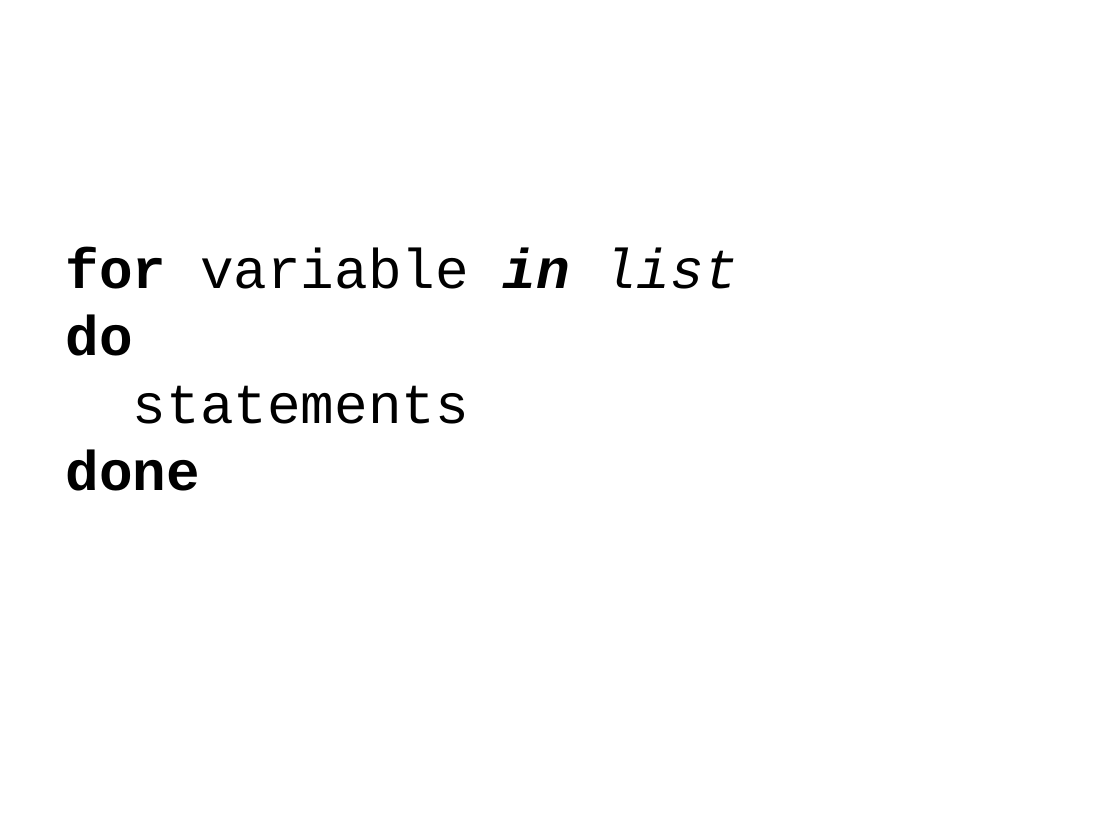
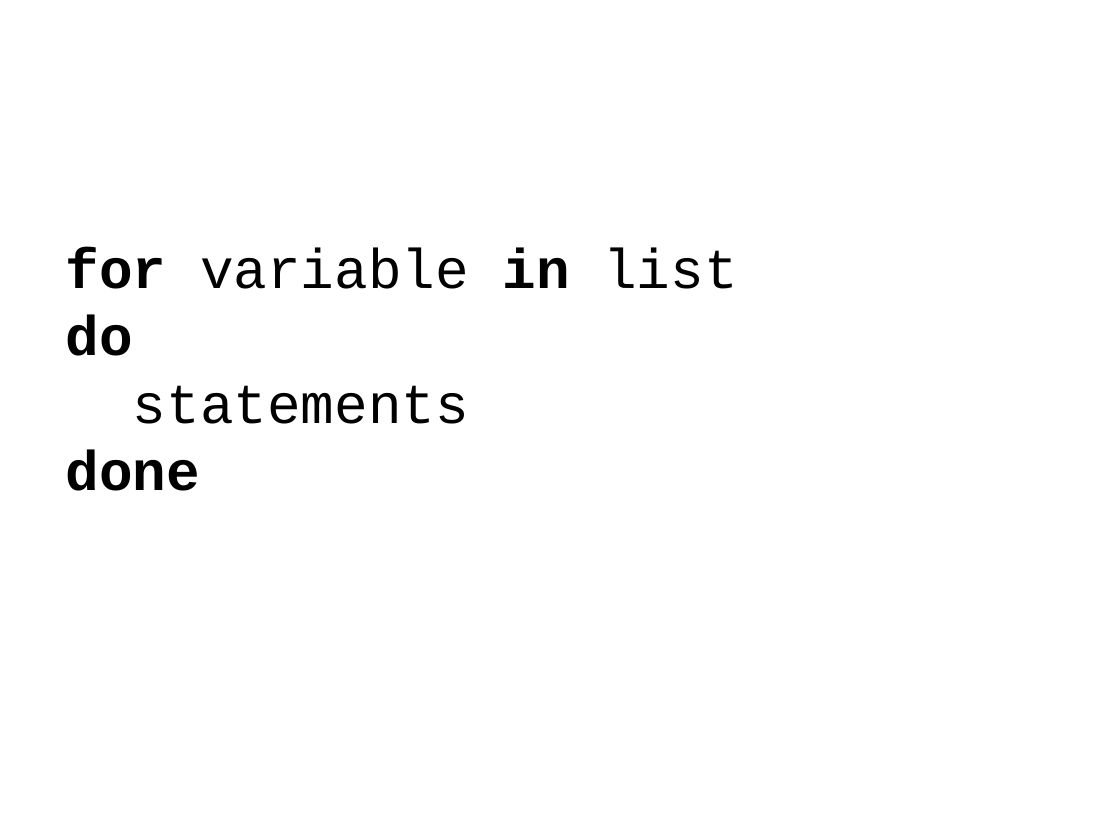
Before and after one commit to hdinkel/linuxcommandline, a slide deck: slide 8 of Intermediate/handout and presentation/LSI.pptx (slide 7 before the commit). Drawn at 1120x840 pixels with LibreOffice and Linux fonts; fonts in the diff are those of the drawing. Boxes give left, top, right and bottom in pixels: in the first picture for what was removed or moved away, otherwise in the second. Text is boxed around its words. In the diff, an @@ line names an element or a change of style, - is before the commit and + after.

```diff
--- a/Intermediate/handout and presentation/LSI.pptx
+++ b/Intermediate/handout and presentation/LSI.pptx
@@ text at box(66, 248, 737, 289): italic off in "in list" @@
```
Also in this commit, not shown: 8 other slides changed, 2 slides added, 6 other files.
